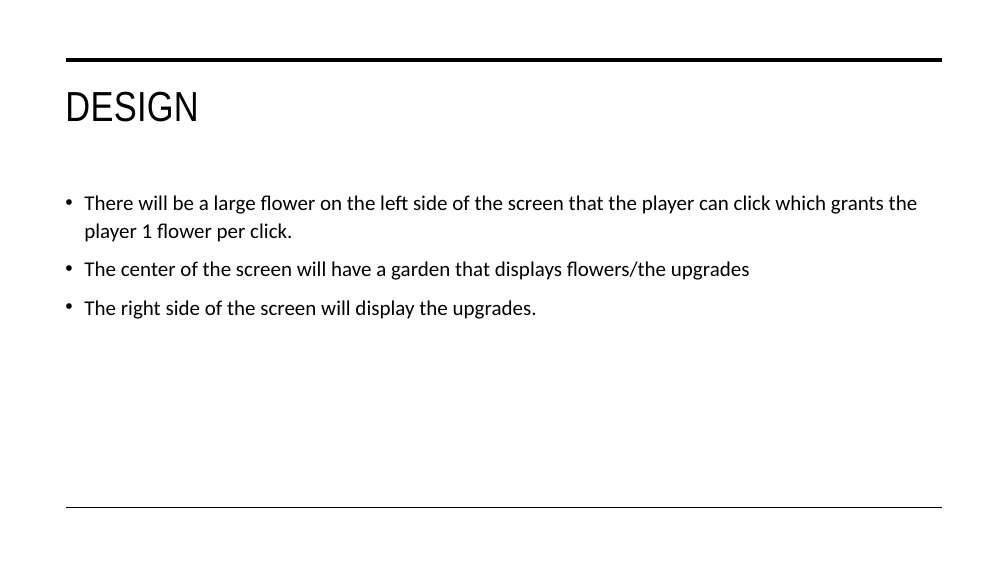
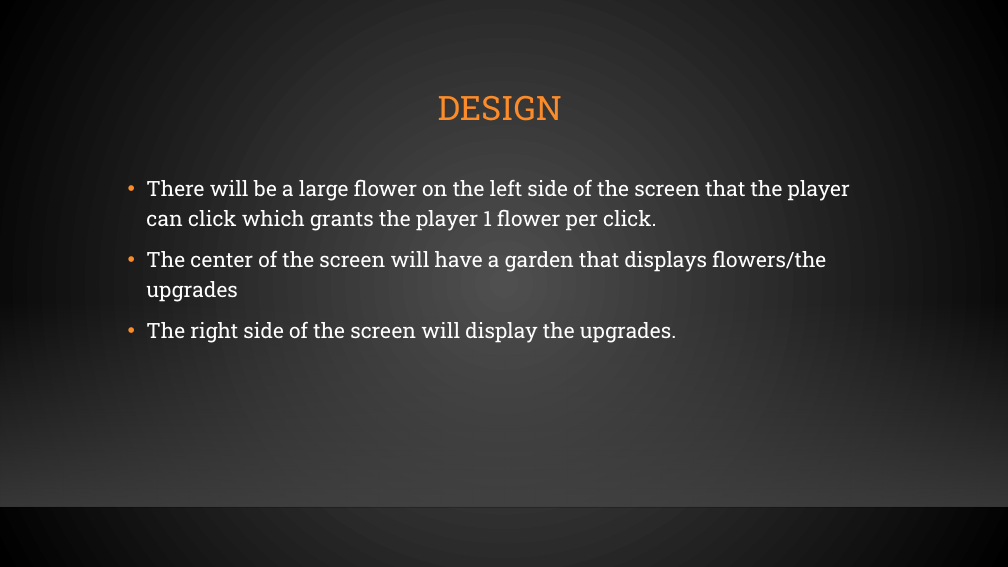
Before and after one commit to OliverDAvino/AppDev2FinalProject, a slide deck: slide 3 of AppDev2Presentation.pptx. Drawn at 1008x567 pixels with LibreOffice and Linux fonts; fonts in the diff are those of the drawing; background and template pictures are left out. Boxes give left, top, right and bottom in pixels: in the first picture for what was removed or moved away, otherwise in the second. Text is boxed around its words. In the diff, an @@ line names an element or a change of style, - is before the commit and + after.

```diff
--- a/AppDev2Presentation.pptx
+++ b/AppDev2Presentation.pptx
@@ background #FFFFFF to gradient #505050 to #000000 @@
@@ line removed from (67, 60) to (942, 60) @@
@@ title "DESIGN": place and size @@
-title "DESIGN" at bbox=[65, 91, 198, 122]
+title "DESIGN" at bbox=[438, 96, 562, 121]
@@ title "DESIGN" at bbox=[438, 96, 562, 121]: size 40 to 32 pt, font Arial Narrow to Roboto Slab, text colour #000000 to #FB8C29, letter spacing 0.3 to 0 pt; alignment left to centre; line spacing 1 to 0.9; vertical alignment top to middle @@
@@ text "There will be a large ...": place and size @@
-text "There will be a large ..." at bbox=[84, 195, 918, 319]
+text "There will be a large ..." at bbox=[146, 180, 850, 343]
@@ text "There will be a large ..." at bbox=[146, 180, 850, 343]: font Calibri to Roboto Slab, text colour #000000 to #FFFFFF; line spacing 1.1 to 1.2 @@
@@ rectangle added at bbox=[0, 299, 1008, 507], fill gradient #454545 @@
@@ line moved from (67, 508) - (942, 508) to (0, 507) - (1008, 507) @@
@@ line (0, 507) - (1008, 507): stroke #000000 1 pt to #000001 1 pt @@
```
Also in this commit, not shown: 8 other slides changed, 1 other file.
